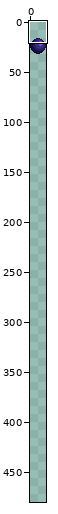
A sprite sheet gets an edit: Assets/Corruption.png. Above: a wide view before the commit, with the close-up outlined.
Close-up. Earlier state:
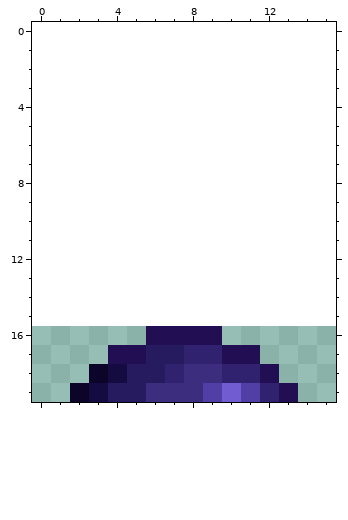
The file is 64x64 pixels, drawn in blocks of 4x4; one block is one cell here. Shown: x 0..15, y 0..19. The old version is drawn lined up with the new one, on the new canvas. The commit also changed other parts of the picture, which this record leaves out.
And afterwards:
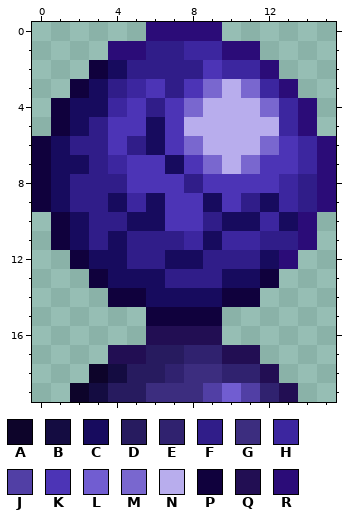
Palette (. is transparent): A #0d042a  B #140c41  C #170b5e  D #271b5f  E #30226f  F #301d89  G #3c2d7f  H #3c269f  J #513fa5  K #4c34b6  L #715dd1  M #7967cf  N #b8aded  P #10013d  Q #220e53  R #2b0c78
Changes in this commit:
canvas 16x16 -> 16x480, the old top-left corner now at 0,16
Colour C now appears in row 2 at x 4; in row 3 at x 3; in row 4 at x 2 to 3; in row 5 at x 2 and 6; in row 6 at x 1 and 6; in row 7 at x 1 to 2 and 7.
Colour C now appears in row 8 at x 1; in row 9 at x 1, 4, 6, 9 and 12; in row 10 at x 2, 5 to 6, 10 to 11 and 13; in row 11 at x 2, 4 and 9; in row 12 at x 3 to 4, 7 to 8 and 12; in row 13 at x 4 to 6 and 10 to 11.
Colour C now appears in row 14 at x 6 to 9.
Colour F now appears in row 1 at x 6 to 7; in row 2 at x 5 to 8; in row 3 at x 4 and 7; in row 4 at x 6; in row 5 at x 3; in row 6 at x 2 to 3 and 5.
Colour F now appears in row 7 at x 3; in row 8 at x 2 to 4, 8 and 14; in row 9 at x 2 to 3, 11 and 14; in row 10 at x 3 to 4 and 9; in row 11 at x 3, 5 to 7 and 12 to 13; in row 12 at x 5 to 6 and 9 to 11.
Colour F now appears in row 13 at x 7 to 9.
Colour H now appears in row 1 at x 8 to 9; in row 2 at x 10 to 11; in row 3 at x 5 and 12; in row 4 at x 4 and 13; in row 5 at x 13; in row 6 at x 14.
Colour H now appears in row 7 at x 4 and 14; in row 8 at x 13; in row 9 at x 5 and 13; in row 10 at x 12; in row 11 at x 8 and 10 to 11.
Colour K now appears in row 2 at x 9; in row 3 at x 6 and 8; in row 4 at x 5 and 7; in row 5 at x 4 to 5 and 7; in row 6 at x 4, 7 and 13; in row 7 at x 5 to 6, 8 and 12 to 13.
Colour K now appears in row 8 at x 5 to 7 and 9 to 12; in row 9 at x 7 to 8 and 10; in row 10 at x 7 to 8.
Colour M now appears in row 3 at x 9 and 11; in row 4 at x 8 and 12; in row 6 at x 8 and 12; in row 7 at x 9 and 11.
Colour N now appears in row 3 at x 10; in row 4 at x 9 to 11; in row 5 at x 8 to 12; in row 6 at x 9 to 11; in row 7 at x 10.
Colour P now appears in row 2 at x 3; in row 3 at x 2; in rows 4 to 5 at x 1; in rows 6 to 9 at x 0; in rows 10 to 11 at x 1; in row 12 at x 2.
Colour P now appears in row 13 at x 3 and 12; in row 14 at x 4 to 5 and 10 to 11; in row 15 at x 6 to 9.
Colour R now appears in row 0 at x 6 to 9; in row 1 at x 4 to 5 and 10 to 11; in row 2 at x 12; in row 3 at x 13; in rows 4 to 5 at x 14; in rows 6 to 9 at x 15.
Colour R now appears in rows 10 to 11 at x 14; in row 12 at x 13.
Where, in picture pixels (left, top, right, bottom), the same in both close-ups:
added: (32, 22, 336, 326)
